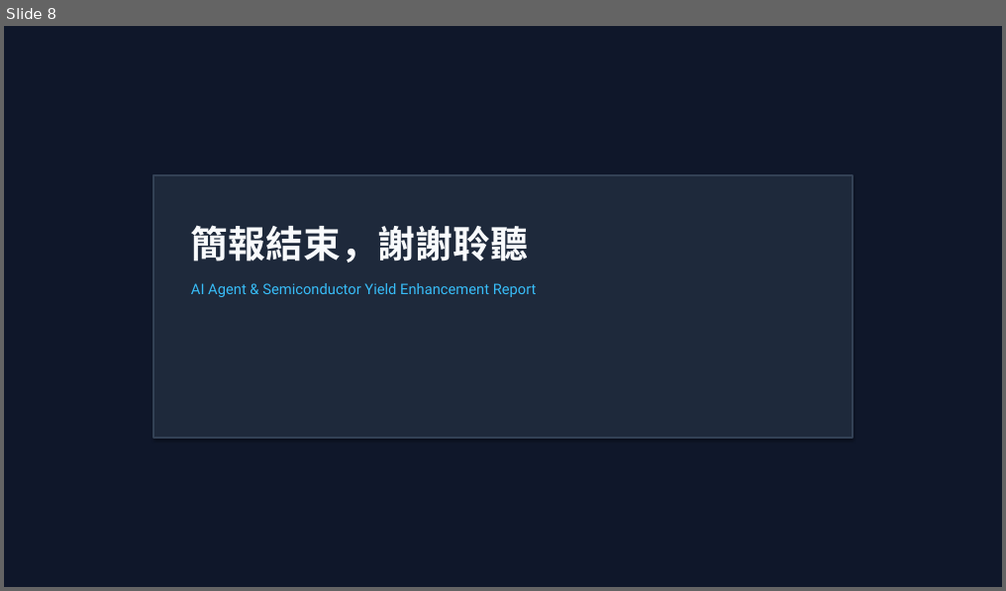
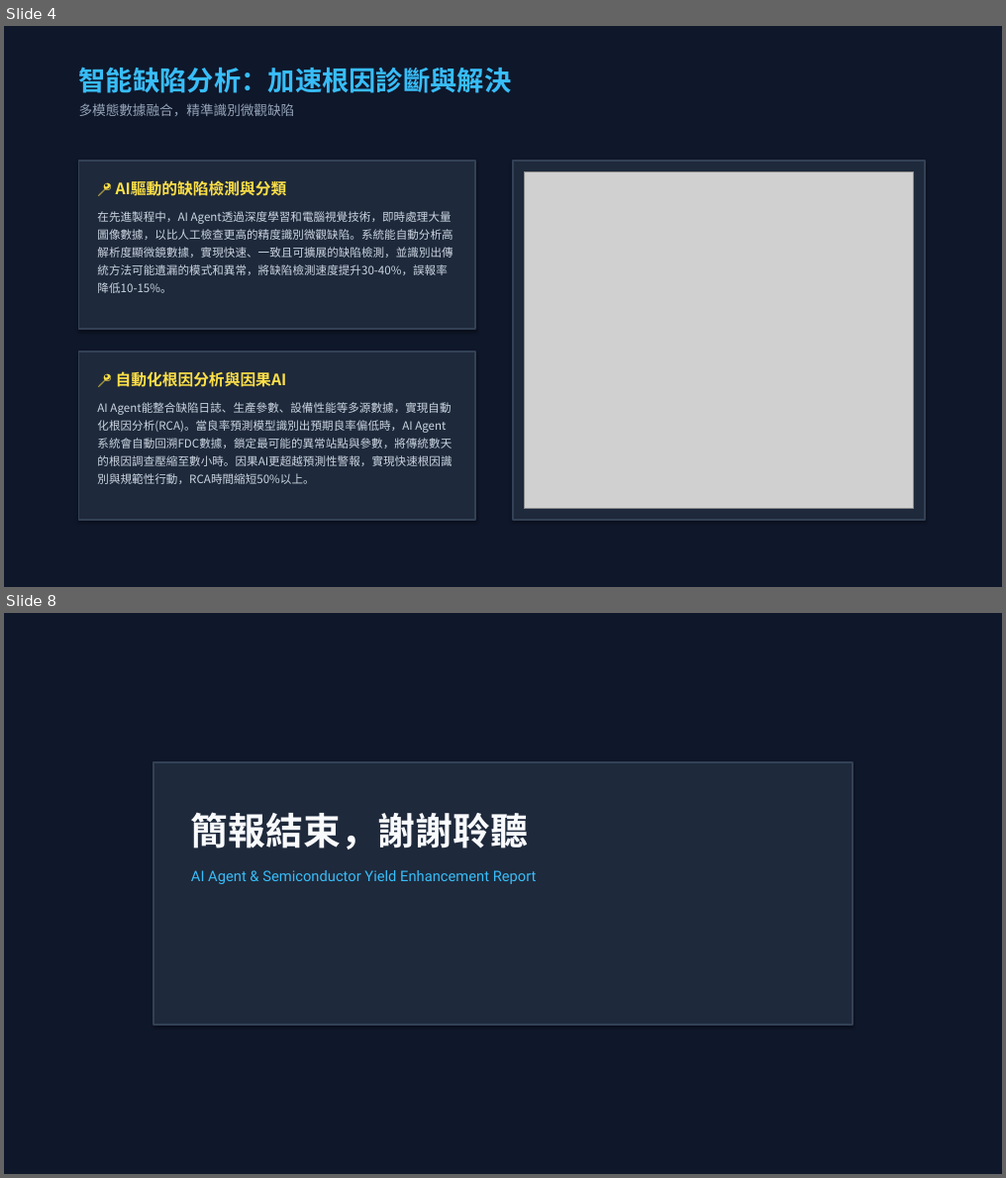
Before and after one commit to HJHuang1-lab/semiconductor-AI_report, a slide deck: AI_Agent_Semiconductor_Yield_Report.pptx. Shown one above the other, each under a label of ours: slide 8 before the commit, slides 4 and 8 after it; the slides between them are not shown. The pictures are 1006x591 and 1006x1178 pixels, drawn with LibreOffice and Linux fonts; fonts in the diff are those of the drawing; grey boxes stand for pictures. Boxes give left, top, right and bottom in pixels: in the first picture for what was removed or moved away, otherwise in the second. Text is boxed around its words. In the diff, an @@ line names an element or a change of style, - is before the commit and + after.

```diff
--- a/AI_Agent_Semiconductor_Yield_Report.pptx
+++ b/AI_Agent_Semiconductor_Yield_Report.pptx
@@ slide 4 added at [4,26,1002,587], background #FFFFFF @@
@@ rectangle added at [4,26,1002,587], fill #0F172A, outline #0F172A 0.75 pt @@
@@ text added at [79,67,512,116], 26 pt, text #38BDF8, bold @@
+智能缺陷分析：加速根因診斷與解決
+多模態數據融合，精準識別微觀缺陷
@@ rectangle added at [79,161,475,329], fill #1E293B, outline #334155 1.5 pt @@
@@ rectangle added at [513,161,925,520], fill #1E293B, outline #334155 1.5 pt @@
@@ picture added at [525,172,914,509] @@
@@ text added at [97,211,452,293], 11 pt, text #CBD5E1 @@
+📍 AI驅動的缺陷檢測與分類
+在先進製程中，AI Agent透過深度學習和電腦視覺技術，即時處理大量圖像數據，以比人工檢查更高的精度識別微觀缺陷。系統能自動分析高解析度顯微鏡數據，實現快速、一致且可擴展的缺陷檢測，並識別出傳統方法可能遺漏的模式和異常，將缺陷檢測速度提升30-40%，誤報率降低10-15%。
@@ rectangle added at [79,352,475,520], fill #1E293B, outline #334155 1.5 pt @@
@@ text added at [97,372,451,484], 11 pt, text #CBD5E1 @@
+📍 自動化根因分析與因果AI
+AI Agent能整合缺陷日誌、生產參數、設備性能等多源數據，實現自動化根因分析(RCA)。當良率預測模型識別出預期良率偏低時，AI Agent系統會自動回溯FDC數據，鎖定最可能的異常站點與參數，將傳統數天的根因調查壓縮至數小時。因果AI更超越預測性警報，實現快速根因識別與規範性行動，RCA時間縮短50%以上。
```
Also in this commit, not shown: 3 slides changed, 3 other slides added, 4 slides removed, 5 other files.
